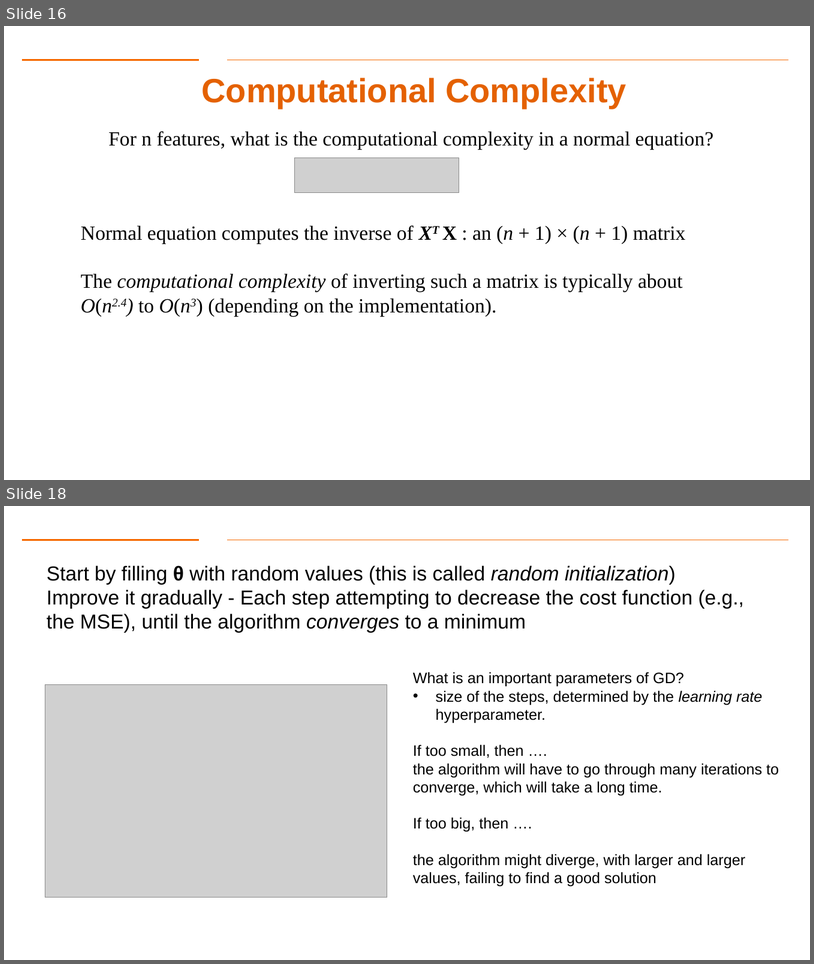
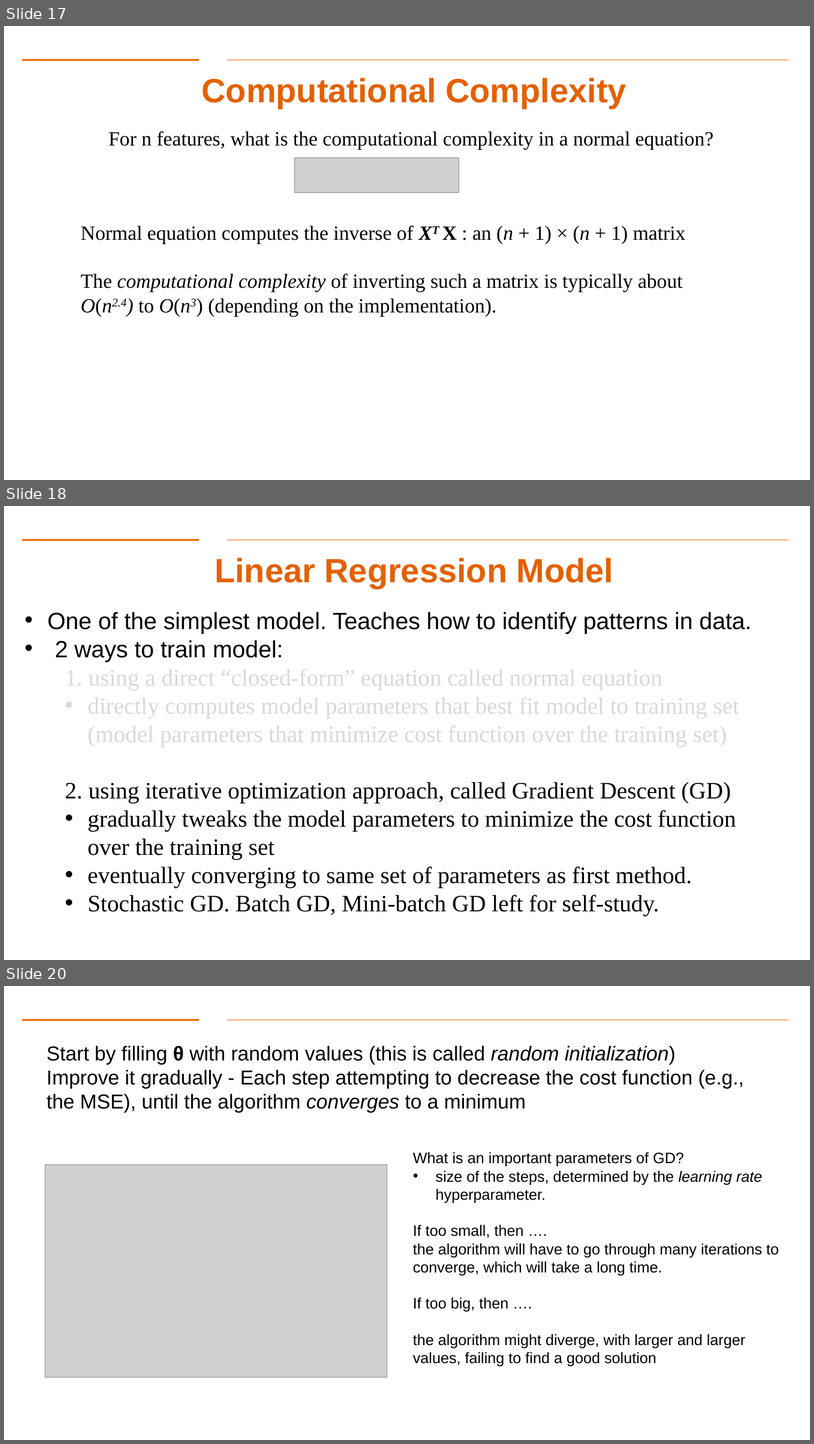
Before and after one commit to gk5951/RIT-DSCI-633-FDS, a slide deck: Syllabus/Lecture04/Lec04.pptx. Shown one above the other, each under a label of ours: slides 16 and 18 before the commit, slides 17, 18 and 20 after it; the slides between them are not shown. The pictures are 814x964 and 814x1444 pixels, drawn with LibreOffice and Linux fonts; fonts in the diff are those of the drawing; grey boxes stand for pictures; background and template pictures are left out. Boxes give left, top, right and bottom in pixels: in the first picture for what was removed or moved away, otherwise in the second. Text is boxed around its words. In the diff, an @@ line names an element or a change of style, - is before the commit and + after.

```diff
--- a/Syllabus/Lecture04/Lec04.pptx
+++ b/Syllabus/Lecture04/Lec04.pptx
@@ slide 18 added at bbox=[4, 506, 810, 960], background #FFFFFF; not listed: 2 template elements that a slide beside it also shows @@
@@ title added at bbox=[215, 558, 614, 588], 40 pt, text #E46102, bold @@
+Linear Regression Model
@@ text added at bbox=[47, 612, 752, 916], 28 pt, text #000000 @@
+• One of the simplest model. Teaches how to identify patterns in data.
+• 2 ways to train model:
+  1. using a direct “closed-form” equation called normal equation
+  • directly computes model parameters that best fit model to training set (model parameters that minimize cost function over the training set)
+  2. using iterative optimization approach, called Gradient Descent (GD)
+  • gradually tweaks the model parameters to minimize the cost function over the training set
+  • eventually converging to same set of parameters as first method.
+  • Stochastic GD. Batch GD, Mini-batch GD left for self-study.
@@ what was slide 16 is now slide 17 @@
@@ what was slide 18 is now slide 20 @@
```
Also in this commit, not shown: 1 slide changed, 1 other slide added, 1 other file.
